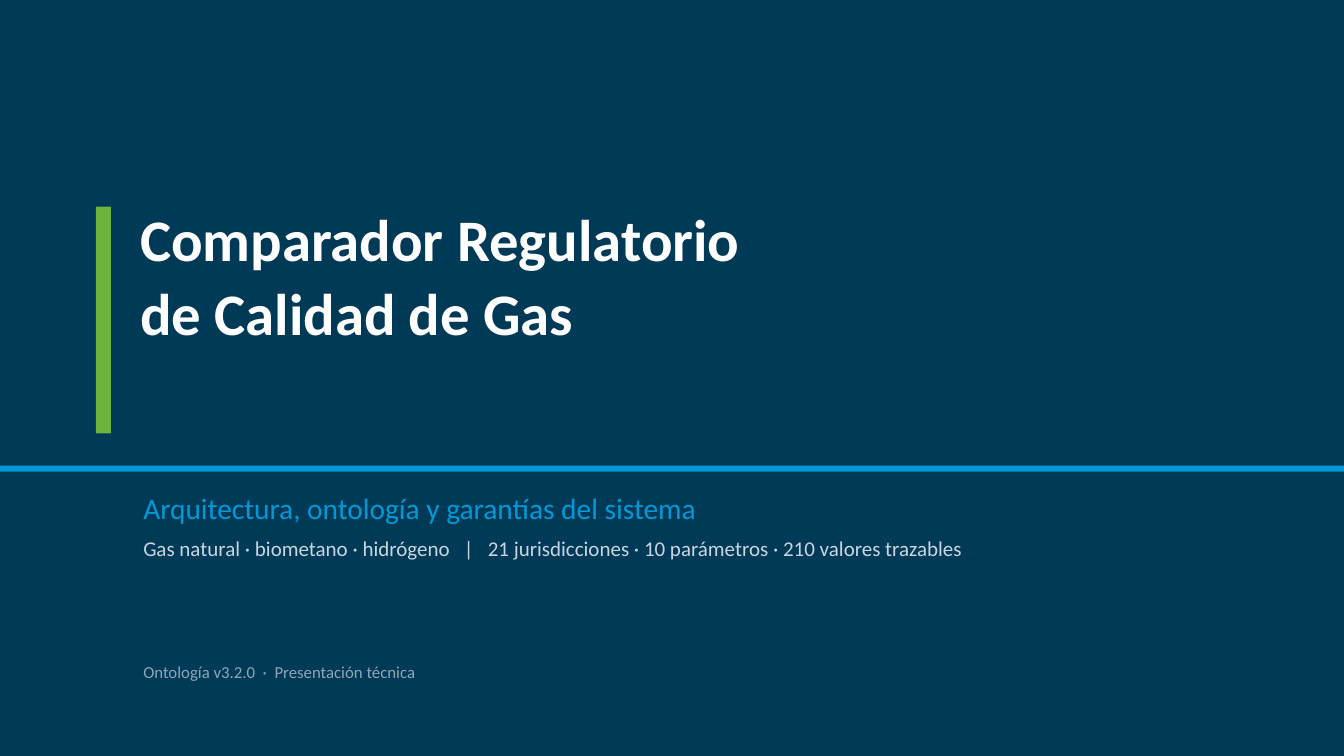
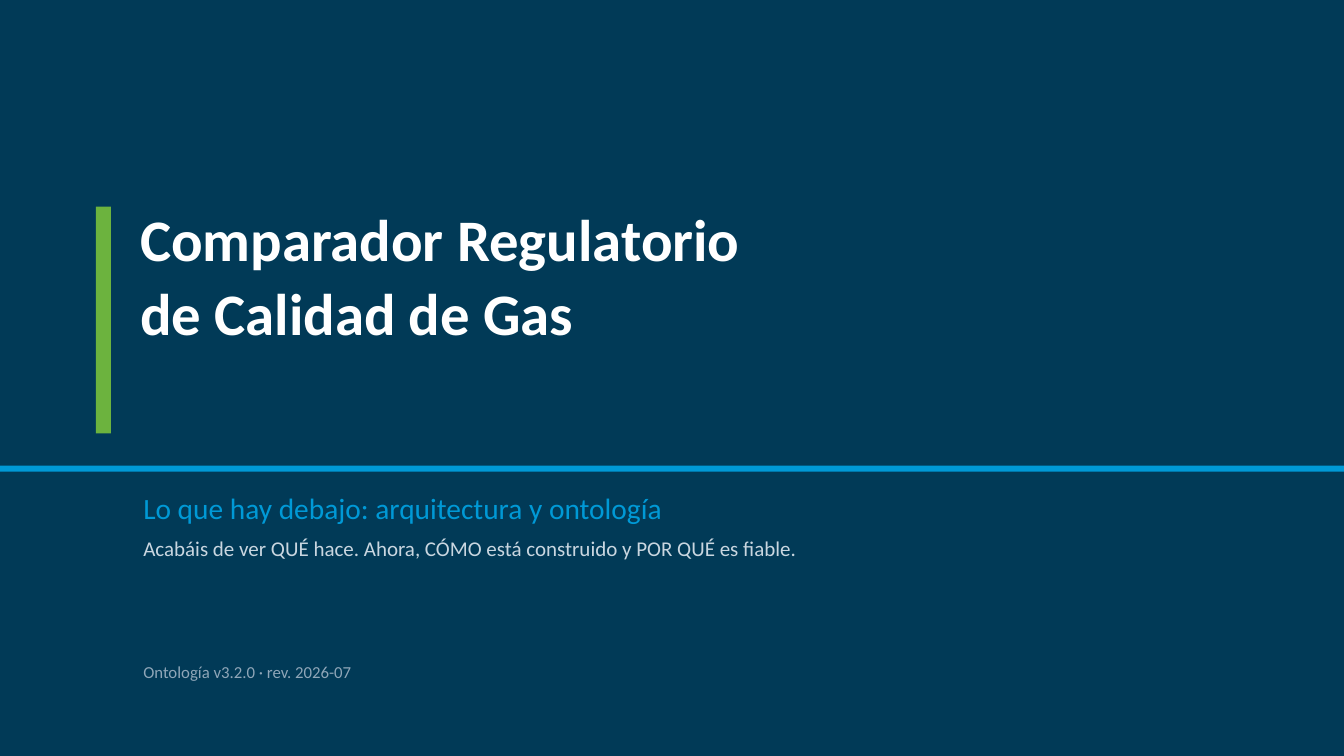
Before and after one commit to CarlosOlivaZurdo/ENAG-S_G1, a slide deck: slide 1 of docs/Presentacion_Comparador_Gas.pptx. Drawn at 1344x756 pixels with LibreOffice and Linux fonts; fonts in the diff are those of the drawing. Boxes give left, top, right and bottom in pixels: in the first picture for what was removed or moved away, otherwise in the second. Text is boxed around its words. In the diff, an @@ line names an element or a change of style, - is before the commit and + after.

```diff
--- a/docs/Presentacion_Comparador_Gas.pptx
+++ b/docs/Presentacion_Comparador_Gas.pptx
@@ text at <box>143,498,796,560</box>: text changed @@
-Arquitectura, ontología y garantías del sistema
-Gas natural · biometano · hidrógeno | 21 jurisdicciones · 10 parámetros · 210 valores trazables
+Lo que hay debajo: arquitectura y ontología
+Acabáis de ver QUÉ hace. Ahora, CÓMO está construido y POR QUÉ es fiable.
@@ text at <box>143,666,351,681</box>: text changed @@
-Ontología v3.2.0 · Presentación técnica
+Ontología v3.2.0 · rev. 2026-07
```
Also in this commit, not shown: 4 other slides changed, 1 slide added, 4 slides removed, 1 other file.
